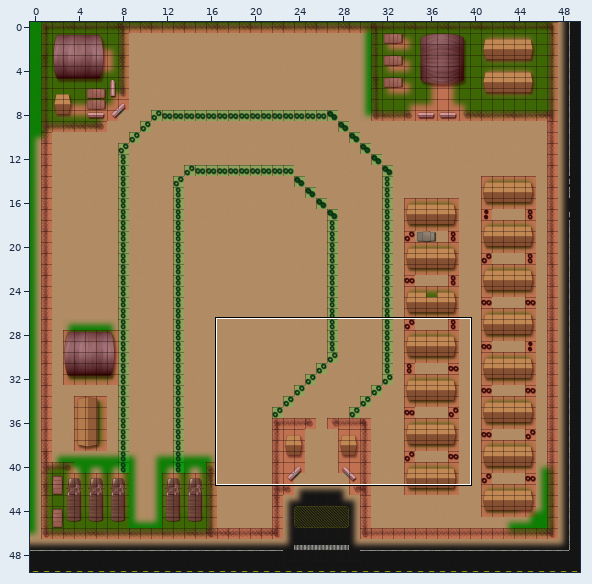
Tiled map: SimSurance/Resources/armyBase.tmx. Above, an overview of the earlier version with the close-up marked.
Close-up. Before the commit:
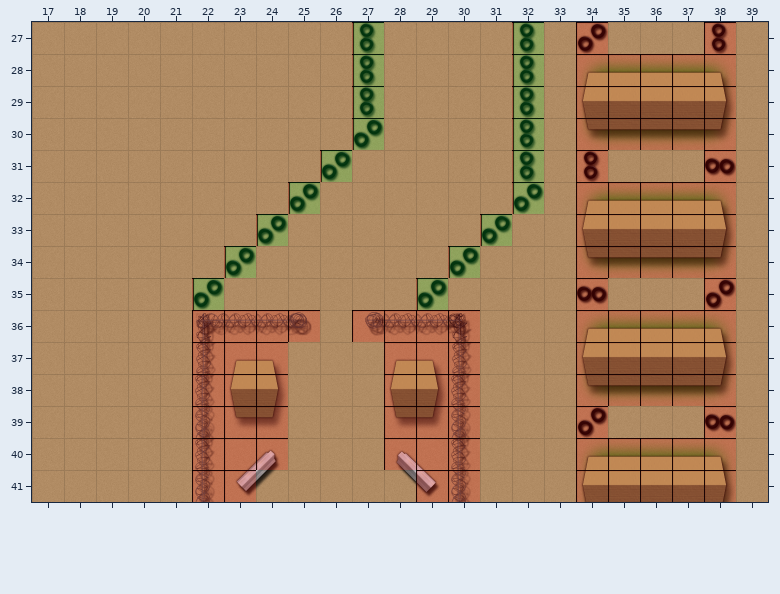
Cells are 64x64 px. Shown: x 17..39, y 27..41.
After:
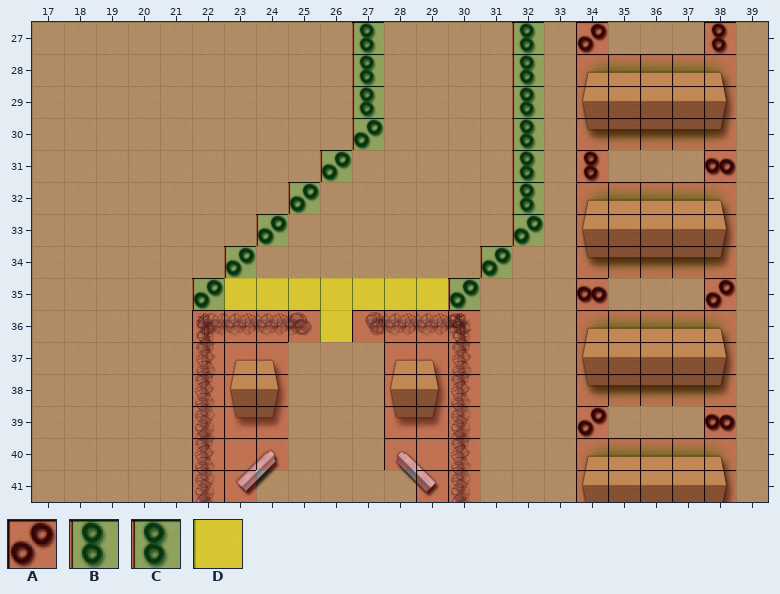
Key: from "army_base_tiles": A 144, B 160; from "meta_tiles": C 1; from "meta_tiles_4": D 3.
_ is an empty cell.
Tiles of an added or newly shown layer are drawn over the layers below it.
See-through tiles are keyed as they look on the map.
Change:
Layer "fences":
y 32: x 32 A -> B
y 33: x 31..32 A_ -> _A
y 34: x 30..31 A_ -> _A
y 35: x 29..30 A_ -> _A
Layer "collision":
y 33: x 31..32 C_ -> _C
y 34: x 30..31 C_ -> _C
y 35: x 29..30 C_ -> _C
Layer "victory" (added):
y 35: x 23..29 _______ -> DDDDDDD
y 36: x 26 _ -> D
Pixel boxes of the changes (left, top, right, bottom) in both close-ups:
changed: (224, 183, 544, 342)
